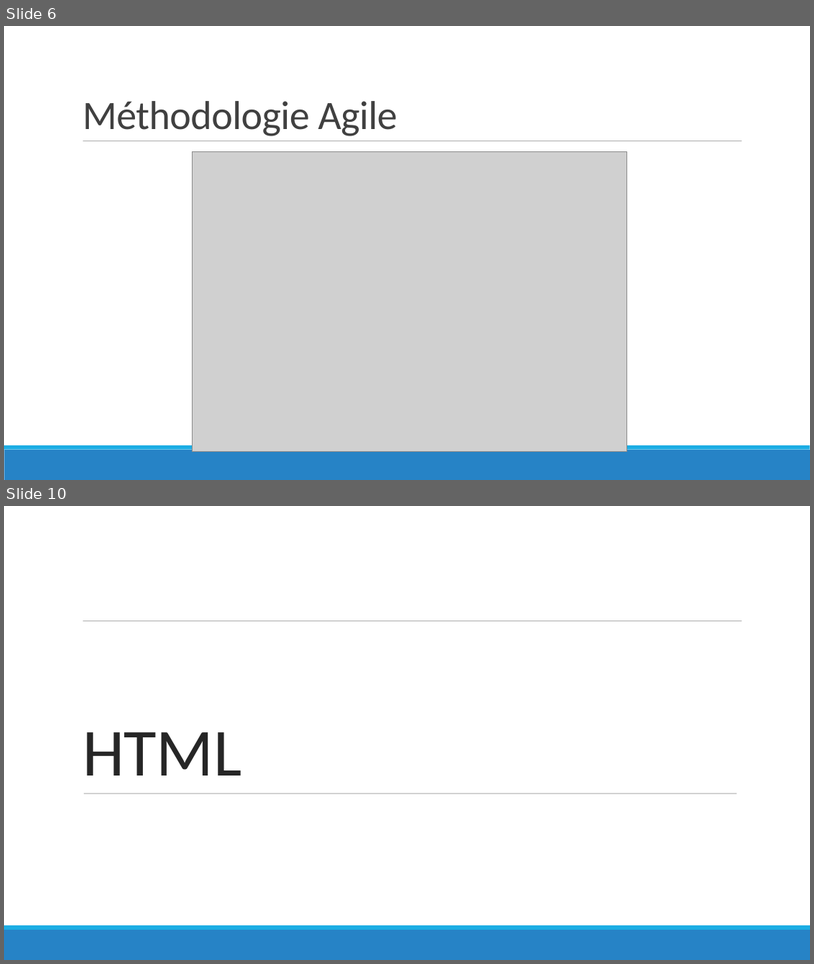
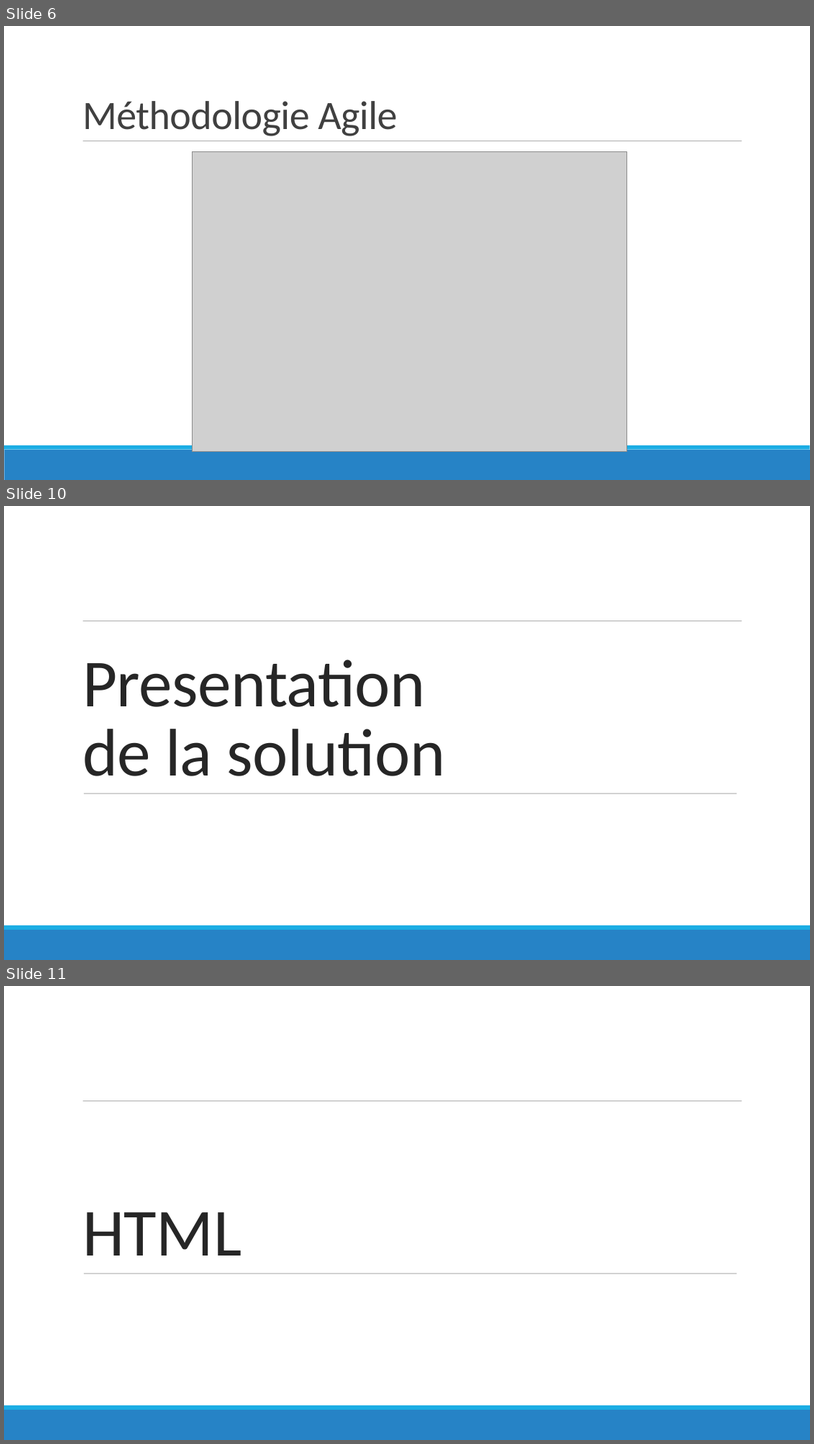
Before and after one commit to cenotapHe/GrandPy-Bot, a slide deck: livrable/Presentation P7 - Creez GrandPy-Bot, le papy robot.odp. Shown one above the other, each under a label of ours: slides 6 and 10 before the commit, slides 6, 10 and 11 after it; the slides between them are not shown. The pictures are 814x964 and 814x1444 pixels, drawn with LibreOffice and Linux fonts; fonts in the diff are those of the drawing; grey boxes stand for pictures. Boxes give left, top, right and bottom in pixels: in the first picture for what was removed or moved away, otherwise in the second. Text is boxed around its words. In the diff, an @@ line names an element or a change of style, - is before the commit and + after.

```diff
--- a/livrable/Presentation P7 - Creez GrandPy-Bot, le papy robot.odp
+++ b/livrable/Presentation P7 - Creez GrandPy-Bot, le papy robot.odp
@@ slide 10 added at [4, 506, 810, 960], background #FFFFFF; not listed: 4 template elements that a slide beside it also shows @@
@@ text added at [82, 659, 445, 776], 80 pt, text #262626 @@
+Presentation
+de la solution
@@ what was slide 10 is now slide 11 @@
```
Also in this commit, not shown: 3 slides changed, 1 other file.
